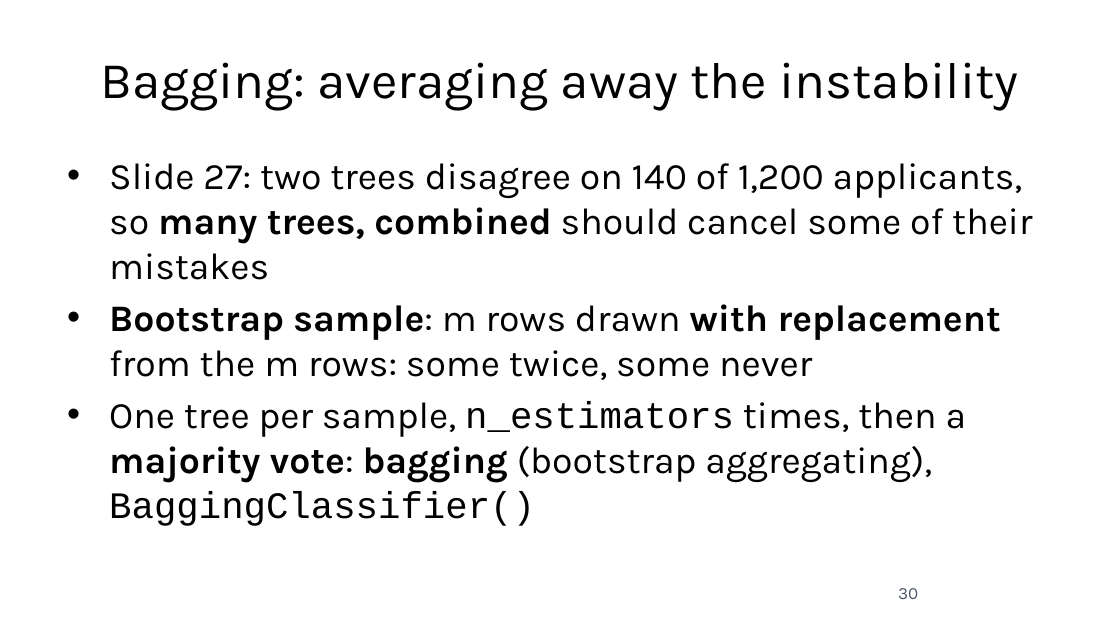
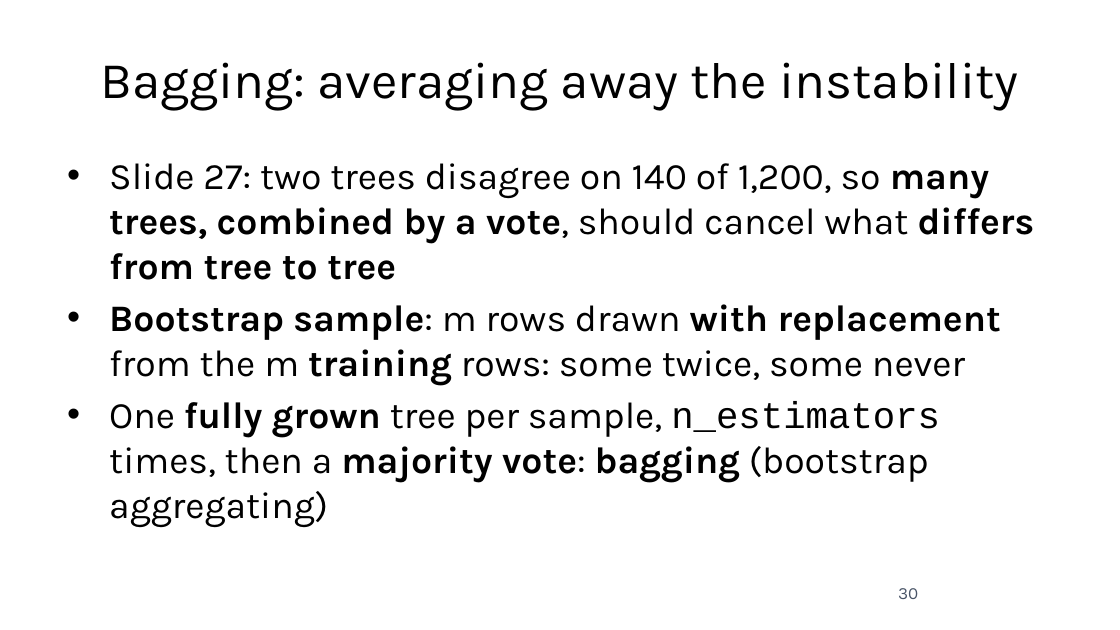
Before and after one commit to fabioantonini/technologies-for-artificial-intelligence, a slide deck: slide 30 of Lessons/07_trees_and_ensembles/Slides/trees_and_ensembles_slides.pptx. Drawn at 1120x630 pixels with LibreOffice and Linux fonts; fonts in the diff are those of the drawing; background and template pictures are left out. Boxes give left, top, right and bottom in pixels: in the first picture for what was removed or moved away, otherwise in the second. Text is boxed around its words. In the diff, an @@ line names an element or a change of style, - is before the commit and + after.

```diff
--- a/Lessons/07_trees_and_ensembles/Slides/trees_and_ensembles_slides.pptx
+++ b/Lessons/07_trees_and_ensembles/Slides/trees_and_ensembles_slides.pptx
@@ text at (109, 163, 1035, 528): text changed @@
-• Slide 27: two trees disagree on 140 of 1,200 applicants, so many trees, combined should cancel some of their mistakes
-• Bootstrap sample: m rows drawn with replacement from the m rows: some twice, some never
-• One tree per sample, n_estimators times, then a majority vote: bagging (bootstrap aggregating), BaggingClassifier()
+• Slide 27: two trees disagree on 140 of 1,200, so many trees, combined by a vote, should cancel what differs from tree to tree
+• Bootstrap sample: m rows drawn with replacement from the m training rows: some twice, some never
+• One fully grown tree per sample, n_estimators times, then a majority vote: bagging (bootstrap aggregating)
```
Also in this commit, not shown: 9 other slides changed, 3 slides added, 2 slides removed, 17 other files.
